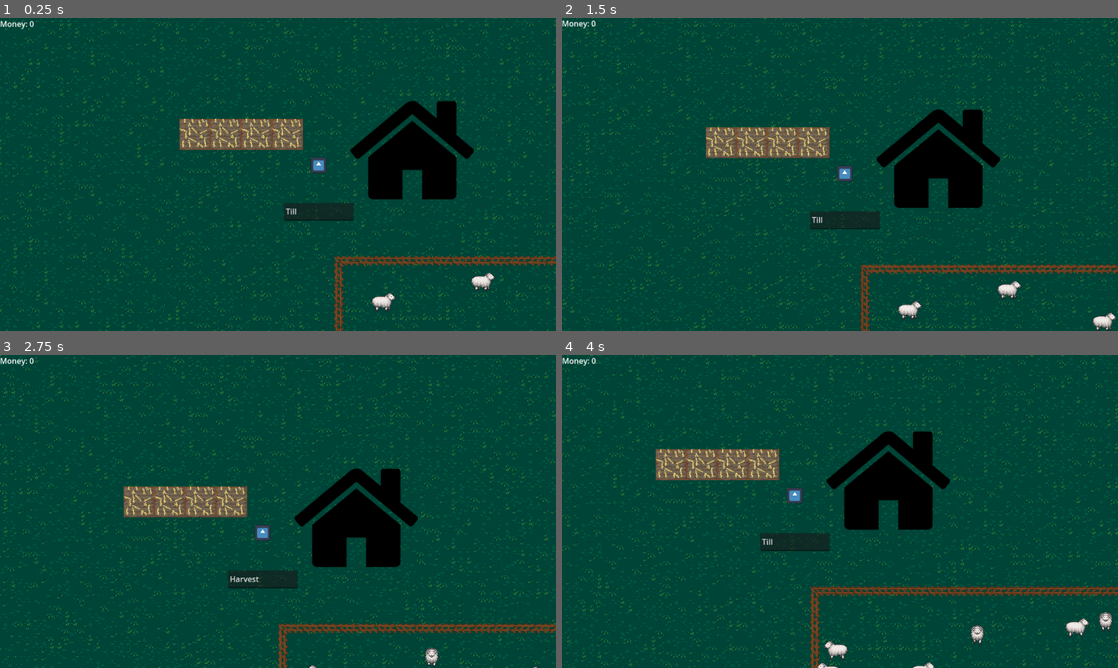
Above: before the commit, frames 1-4 (two rows, left to right).
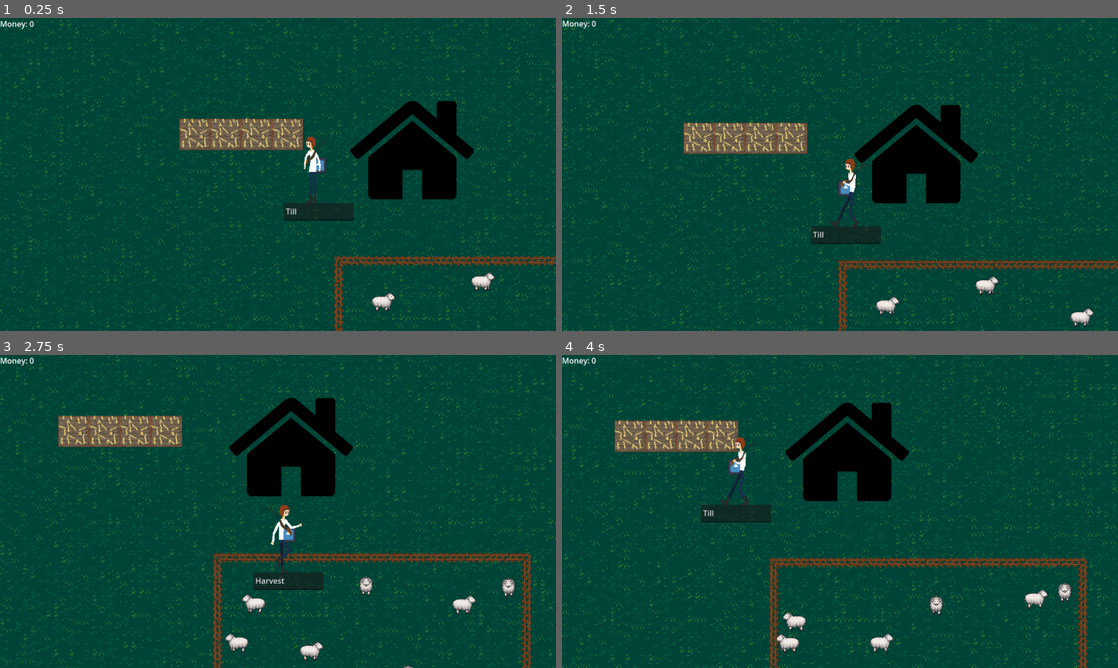
Above: after the commit, the same moments.

Repository: skeeeth/Growing-Dread
Game: Godot game, scene res://Combat/Combat_Test.tscn
The game is run twice, just before and just after one commit, with the same random seed, the same clock (stepped at 60 frames per second) and the same inputs. The engine's default icon, where the game draws it, is replaced by a stand-in: a white triangle on a blue panel in a dark square.
Inputs (mouse positions are in pixels of both pictures, inside the frame that each line leads up to):
- Up to frame 1 (0.25 s): no input
- Up to frame 2 (1.5 s): tap Enter at 0.5 s; move the mouse to (962, 158) at 0.52 s; hold D (right) 0.53-1.28 s; hold 0 (0) 0.53-1.28 s; tap 1 (1) at 0.8, 1.35 s; move the mouse to (728, 190) at 1.27 s; hold S (down) from 1.28 s (still down)
- Up to frame 3 (2.75 s): tap 2 (2) at 1.55 s; move the mouse to (333, 442) at 2.02 s; release S (down) at 2.03 s; hold D (right) from 2.03 s (still down); hold 2 (2) from 2.03 s (still down); tap 3 (3) at 2.3 s
- Up to frame 4 (4 s): move the mouse to (812, 574) at 2.77 s; release D (right) at 2.78 s; release 2 (2) at 2.78 s; hold W (up) 2.78-3.53 s; tap 3 (3) at 2.85 s; tap 8 (8) at 3.05 s; move the mouse to (1006, 558) at 3.52 s; hold A (left) from 3.53 s (still down); hold 8 (8) from 3.53 s (still down); tap 0 (0) at 3.8 s

The runs differ from the first frame. In frame 1, 0.3% of the frame differs, in the area x 54-59%, y 37-60%; in frame 2, 17%; in frame 3, 25%, in the area x 0-100%, y 0-100%; in frame 4, 23%.
Error before the commit: Invalid assignment of property or key 'animation' with value of type 'String' on a base object of type 'null instance'. (res://Farming/Character/Player/Player_…

Commit message:
Add character animations

Diff:
--- a/Farming/Character/Player/Player_F.gd
+++ b/Farming/Character/Player/Player_F.gd
@@ -7,7 +7,7 @@
 
 # Called when the node enters the scene tree for the first time.
 func _ready():
-	$farmer_image.animation = "idle"
+	$farmer_image.animation = "Idle"
 	$farmer_image.play()
 
 # Called every frame. 'delta' is the elapsed time since the previous frame.
@@ -16,11 +16,11 @@
 
 	if velocity.length() > 0:
 		velocity = velocity.normalized() * speed
-		$farmer_image.animation = "walk"
+		$farmer_image.animation = "Walk"
 		$farmer_image.flip_h = velocity.x > 0
 	else:
 		# This might get annoying if we want to emote things like taunt...
-		$farmer_image.animation = "idle"
+		$farmer_image.animation = "Idle"
 
 	velocity = dir * movespeed
 	if dir:
--- a/Farming/Character/Player/Player_F.tscn
+++ b/Farming/Character/Player/Player_F.tscn
@@ -1,9 +1,10 @@
-[gd_scene load_steps=7 format=3 uid="uid://dwp6k14335tjt"]
+[gd_scene load_steps=28 format=3 uid="uid://dwp6k14335tjt"]
 
 [ext_resource type="Script" path="res://Farming/Character/Player/Player_F.gd" id="2_yxr6k"]
 [ext_resource type="Texture2D" uid="uid://dyiai5sjbv81s" path="res://icon.svg" id="3_jokbq"]
 [ext_resource type="Script" path="res://Farming/Character/Player/SpriteTurning.gd" id="4_8l8xa"]
 [ext_resource type="Script" path="res://Farming/Character/Player/FarmInteraction.gd" id="4_d3oh0"]
+[ext_resource type="Texture2D" uid="uid://cnmtujh6thu7k" path="res://Assets/character.png" id="5_v6wbx"]
 
 [sub_resource type="RectangleShape2D" id="RectangleShape2D_ew3jx"]
 resource_local_to_scene = true
@@ -11,6 +12,192 @@
 
 [sub_resource type="RectangleShape2D" id="RectangleShape2D_82par"]
 size = Vector2(32, 32)
+
+[sub_resource type="AtlasTexture" id="AtlasTexture_t6bsh"]
+atlas = ExtResource("5_v6wbx")
+region = Rect2(100, 600, 100, 200)
+
+[sub_resource type="AtlasTexture" id="AtlasTexture_yib5y"]
+atlas = ExtResource("5_v6wbx")
+region = Rect2(0, 600, 100, 200)
+
+[sub_resource type="AtlasTexture" id="AtlasTexture_60lgw"]
+atlas = ExtResource("5_v6wbx")
+region = Rect2(200, 600, 100, 200)
+
+[sub_resource type="AtlasTexture" id="AtlasTexture_csn1h"]
+atlas = ExtResource("5_v6wbx")
+region = Rect2(100, 800, 100, 200)
+
+[sub_resource type="AtlasTexture" id="AtlasTexture_fxgcs"]
+atlas = ExtResource("5_v6wbx")
+region = Rect2(0, 0, 100, 200)
+
+[sub_resource type="AtlasTexture" id="AtlasTexture_sx5ql"]
+atlas = ExtResource("5_v6wbx")
+region = Rect2(100, 0, 100, 200)
+
+[sub_resource type="AtlasTexture" id="AtlasTexture_1gajf"]
+atlas = ExtResource("5_v6wbx")
+region = Rect2(200, 0, 100, 200)
+
+[sub_resource type="AtlasTexture" id="AtlasTexture_3foa7"]
+atlas = ExtResource("5_v6wbx")
+region = Rect2(300, 0, 100, 200)
+
+[sub_resource type="AtlasTexture" id="AtlasTexture_kivm1"]
+atlas = ExtResource("5_v6wbx")
+region = Rect2(400, 0, 100, 200)
+
+[sub_resource type="AtlasTexture" id="AtlasTexture_6ch5c"]
+atlas = ExtResource("5_v6wbx")
+region = Rect2(0, 800, 100, 200)
+
+[sub_resource type="AtlasTexture" id="AtlasTexture_grmdt"]
+atlas = ExtResource("5_v6wbx")
+region = Rect2(0, 400, 100, 200)
+
+[sub_resource type="AtlasTexture" id="AtlasTexture_wtdc8"]
+atlas = ExtResource("5_v6wbx")
+region = Rect2(100, 400, 100, 200)
+
+[sub_resource type="AtlasTexture" id="AtlasTexture_1s8h4"]
+atlas = ExtResource("5_v6wbx")
+region = Rect2(300, 800, 100, 200)
+
+[sub_resource type="AtlasTexture" id="AtlasTexture_8lvhs"]
+atlas = ExtResource("5_v6wbx")
+region = Rect2(0, 200, 100, 200)
+
+[sub_resource type="AtlasTexture" id="AtlasTexture_e804k"]
+atlas = ExtResource("5_v6wbx")
+region = Rect2(100, 200, 100, 200)
+
+[sub_resource type="AtlasTexture" id="AtlasTexture_wws36"]
+atlas = ExtResource("5_v6wbx")
+region = Rect2(200, 200, 100, 200)
+
+[sub_resource type="AtlasTexture" id="AtlasTexture_8mdrr"]
+atlas = ExtResource("5_v6wbx")
+region = Rect2(300, 200, 100, 200)
+
+[sub_resource type="AtlasTexture" id="AtlasTexture_hsidv"]
+atlas = ExtResource("5_v6wbx")
+region = Rect2(400, 200, 100, 200)
+
+[sub_resource type="AtlasTexture" id="AtlasTexture_50gy6"]
+atlas = ExtResource("5_v6wbx")
+region = Rect2(200, 800, 100, 200)
+
+[sub_resource type="SpriteFrames" id="SpriteFrames_683wg"]
+animations = [{
+"frames": [{
+"duration": 1.0,
+"texture": SubResource("AtlasTexture_t6bsh")
+}],
+"loop": true,
+"name": &"Aim_Down",
+"speed": 5.0
+}, {
+"frames": [{
+"duration": 1.0,
+"texture": SubResource("AtlasTexture_yib5y")
+}],
+"loop": true,
+"name": &"Aim_Horizontal",
+"speed": 5.0
+}, {
+"frames": [{
+"duration": 1.0,
+"texture": SubResource("AtlasTexture_60lgw")
+}],
+"loop": true,
+"name": &"Aim_Up",
+"speed": 5.0
+}, {
+"frames": [{
+"duration": 1.0,
+"texture": SubResource("AtlasTexture_csn1h")
+}],
+"loop": true,
+"name": &"Angry",
+"speed": 5.0
+}, {
+"frames": [{
+"duration": 2.0,
+"texture": SubResource("AtlasTexture_fxgcs")
+}, {
+"duration": 1.0,
+"texture": SubResource("AtlasTexture_sx5ql")
+}, {
+"duration": 3.0,
+"texture": SubResource("AtlasTexture_1gajf")
+}, {
+"duration": 1.0,
+"texture": SubResource("AtlasTexture_3foa7")
+}, {
+"duration": 1.0,
+"texture": SubResource("AtlasTexture_kivm1")
+}],
+"loop": true,
+"name": &"Idle",
+"speed": 5.0
+}, {
+"frames": [{
+"duration": 1.0,
+"texture": SubResource("AtlasTexture_6ch5c")
+}],
+"loop": true,
+"name": &"Scared",
+"speed": 5.0
+}, {
+"frames": [{
+"duration": 1.0,
+"texture": SubResource("AtlasTexture_grmdt")
+}, {
+"duration": 1.0,
+"texture": SubResource("AtlasTexture_wtdc8")
+}],
+"loop": true,
+"name": &"Taunt",
+"speed": 5.0
+}, {
+"frames": [{
+"duration": 1.0,
+"texture": SubResource("AtlasTexture_1s8h4")
+}],
+"loop": true,
+"name": &"Thinking",
+"speed": 5.0
+}, {
+"frames": [{
+"duration": 1.0,
+"texture": SubResource("AtlasTexture_8lvhs")
+}, {
+"duration": 1.0,
+"texture": SubResource("AtlasTexture_e804k")
+}, {
+"duration": 1.0,
+"texture": SubResource("AtlasTexture_wws36")
+}, {
+"duration": 1.0,
+"texture": SubResource("AtlasTexture_8mdrr")
+}, {
+"duration": 1.0,
+"texture": SubResource("AtlasTexture_hsidv")
+}],
+"loop": true,
+"name": &"Walk",
+"speed": 5.0
+}, {
+"frames": [{
+"duration": 1.0,
+"texture": SubResource("AtlasTexture_50gy6")
+}],
+"loop": true,
+"name": &"Worried",
+"speed": 5.0
+}]
 
 [node name="Farmer" type="CharacterBody2D"]
 z_index = 3
@@ -45,3 +232,8 @@
 
 [node name="CollisionShape2D" type="CollisionShape2D" parent="."]
 shape = SubResource("RectangleShape2D_82par")
+
+[node name="farmer_image" type="AnimatedSprite2D" parent="."]
+sprite_frames = SubResource("SpriteFrames_683wg")
+animation = &"Walk"
+frame_progress = 0.16847
--- a/Farming/Character/Player/SpriteTurning.gd
+++ b/Farming/Character/Player/SpriteTurning.gd
@@ -1 +1,3 @@
 extends Sprite2D
+
+#@export  var movement:Grid_Movement
